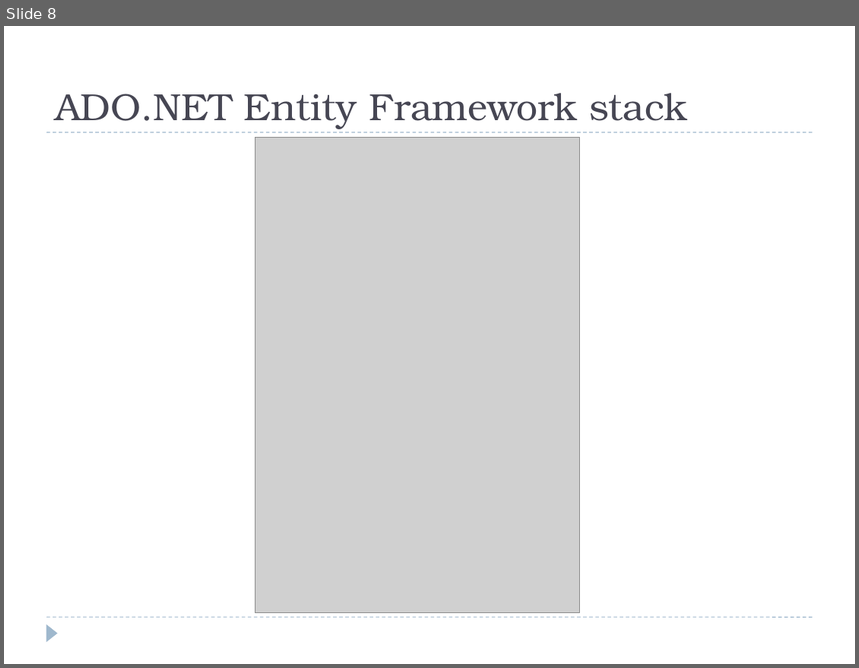
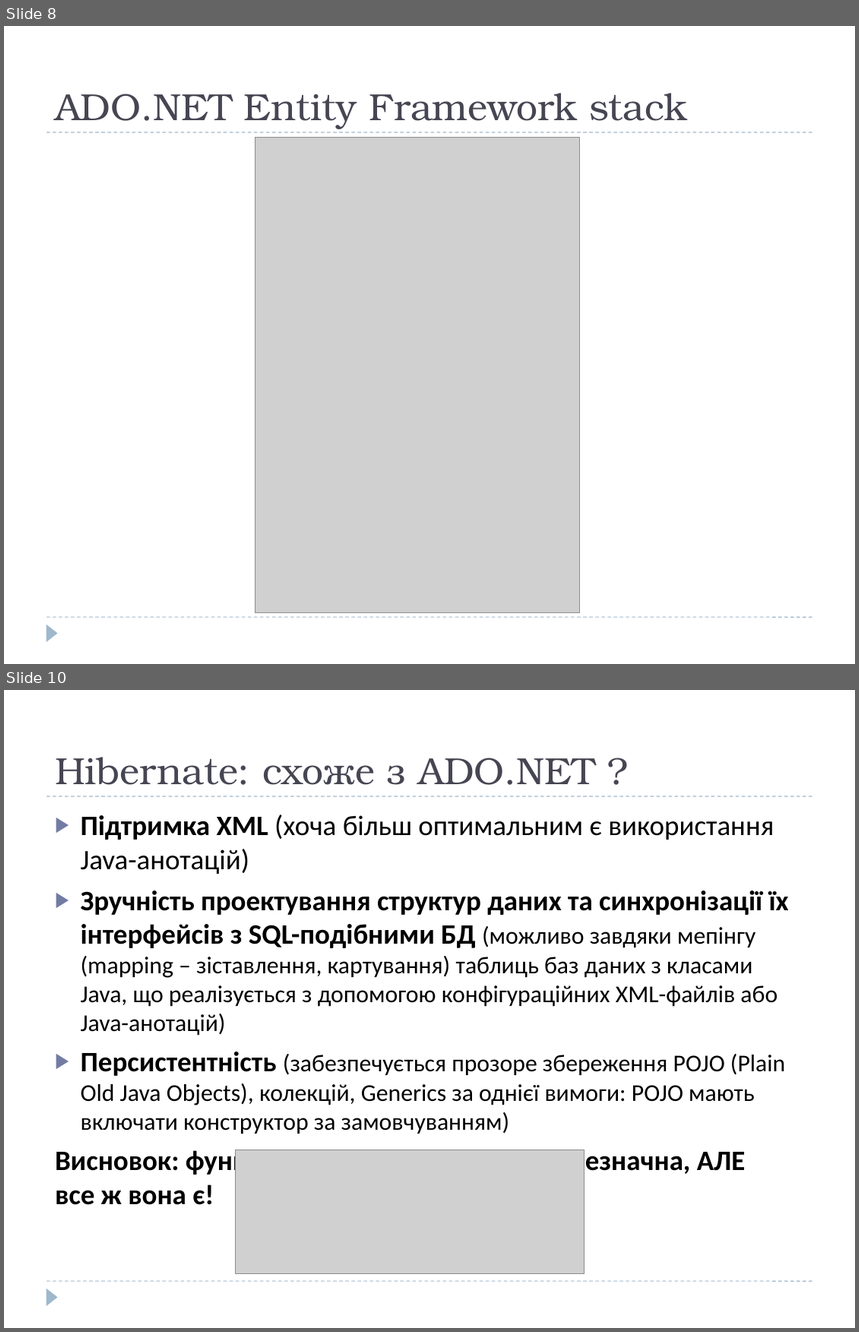
Before and after one commit to vovanovak/ExpSys, a slide deck: Documents/DB.pptx. Shown one above the other, each under a label of ours: slide 8 before the commit, slides 8 and 10 after it; the slides between them are not shown. The pictures are 859x668 and 859x1332 pixels, drawn with LibreOffice and Linux fonts; fonts in the diff are those of the drawing; grey boxes stand for pictures. Boxes give left, top, right and bottom in pixels: in the first picture for what was removed or moved away, otherwise in the second. Text is boxed around its words. In the diff, an @@ line names an element or a change of style, - is before the commit and + after.

Commit message:
Presentation update
AT LAST I've updated presentation with part about Hibernate.

```diff
--- a/Documents/DB.pptx
+++ b/Documents/DB.pptx
@@ slide 10 added at (4,690,855,1328), background #FFFFFF; not listed: 3 template elements that a slide beside it also shows @@
@@ title added at (55,757,595,785), 32 pt, text #464653 @@
+Hibernate: схоже з ADO.NET ?
@@ text added at (55,815,789,1205), 20.4 pt, text #000000 @@
+▶ Підтримка XML (хоча більш оптимальним є використання Java-анотацій)
+▶ Зручність проектування структур даних та синхронізації їх інтерфейсів з SQL-подібними БД (можливо завдяки мепінгу (mapping – зіставлення, картування) таблиць баз даних з класами Java, що реалізується з допомогою конфігураційних XML-файлів або Java-анотацій)
+▶ Персистентність (забезпечується прозоре збереження POJO (Plain Old Java Objects), колекцій, Generics за однієї вимоги: POJO мають включати конструктор за замовчуванням)
+Висновок: функціонально різниця досить незначна, АЛЕ
+все ж вона є!
@@ picture added at (236,1150,585,1274) @@
```
Also in this commit, not shown: 1 slide changed, 5 other slides added, 1 slide removed.
